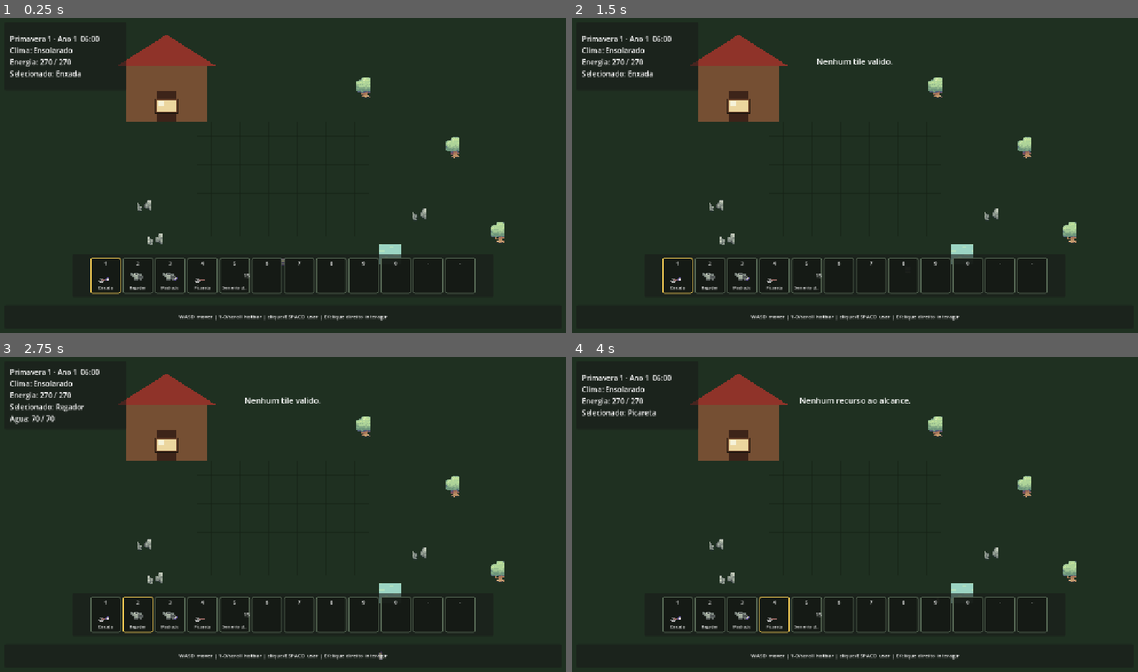
Above: before the commit, frames 1-4 (two rows, left to right).
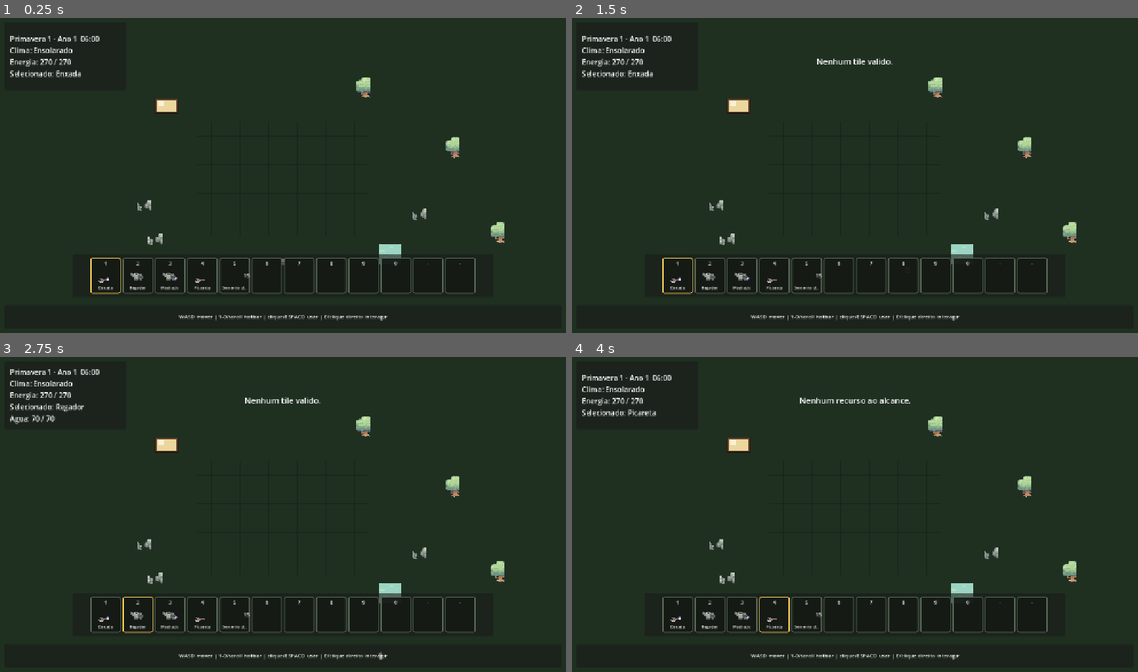
Above: after the commit, the same moments.

Repository: HelioConde/GameSlime
Game: Godot game, scene res://scenes/world/main.tscn
Two runs of this game, one before a commit and one after it. Both use one fixed random seed, a clock stepped at 60 frames per second and the inputs below.
Inputs (mouse positions are in pixels of both pictures, inside the frame that each line leads up to):
- Up to frame 1 (0.25 s): no input
- Up to frame 2 (1.5 s): tap Enter at 0.5 s; move the mouse to (979, 159) at 0.52 s; hold D 0.53-1.28 s; tap E at 0.6 s; click (979, 159) at 0.67 s; tap Space at 0.77, 1.25 s; move the mouse to (741, 191) at 1.27 s; hold S from 1.28 s (still down); tap 1 at 1.35 s
- Up to frame 3 (2.75 s): tap Space at 1.52 s; move the mouse to (339, 445) at 2.02 s; release S at 2.03 s; hold D from 2.03 s (still down); tap 2 at 2.1 s
- Up to frame 4 (4 s): move the mouse to (826, 577) at 2.77 s; release D at 2.78 s; hold W 2.78-3.53 s; tap 3 at 2.85 s; click (826, 577) at 2.92 s; tap Space at 3.02, 3.77 s; tap Enter at 3.5 s; move the mouse to (1024, 561) at 3.52 s; hold A from 3.53 s (still down); tap 4 at 3.6 s

The runs differ from the first frame. In frame 1, 3.2% of the frame differs, in the area x 20-39%, y 5-33%; in frame 2, 3.2%; in frame 3, 3.2%; in frame 4, 3.2%.

Commit message:
refactor: remove placeholder farmhouse drawing

Diff:
--- a/scripts/world/main_world.gd
+++ b/scripts/world/main_world.gd
@@ -10,17 +10,6 @@
 func _draw() -> void:
 	_draw_grass_background()
 
-	# Temporary farmhouse silhouette until building tiles are integrated.
-	draw_rect(Rect2(290, 110, 180, 130), Color(0.46, 0.31, 0.20), true)
-	draw_colored_polygon(
-		PackedVector2Array([
-			Vector2(270, 115),
-			Vector2(380, 45),
-			Vector2(490, 115),
-		]),
-		Color(0.56, 0.20, 0.16)
-	)
-	draw_rect(Rect2(358, 170, 44, 70), Color(0.24, 0.14, 0.10), true)
 
 func _draw_grass_background() -> void:
 	for y in range(0, 720, WORLD_TILE_SIZE):
